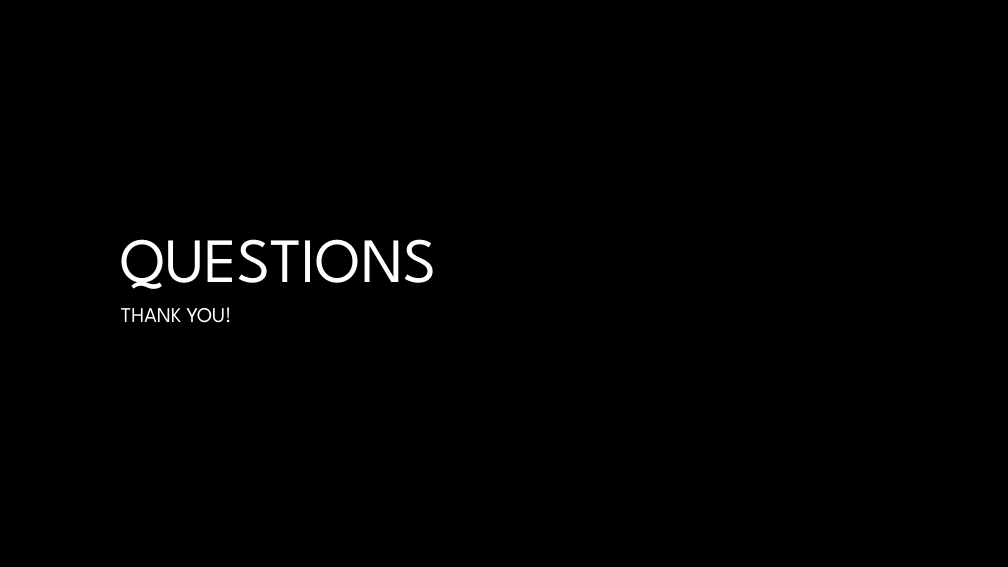
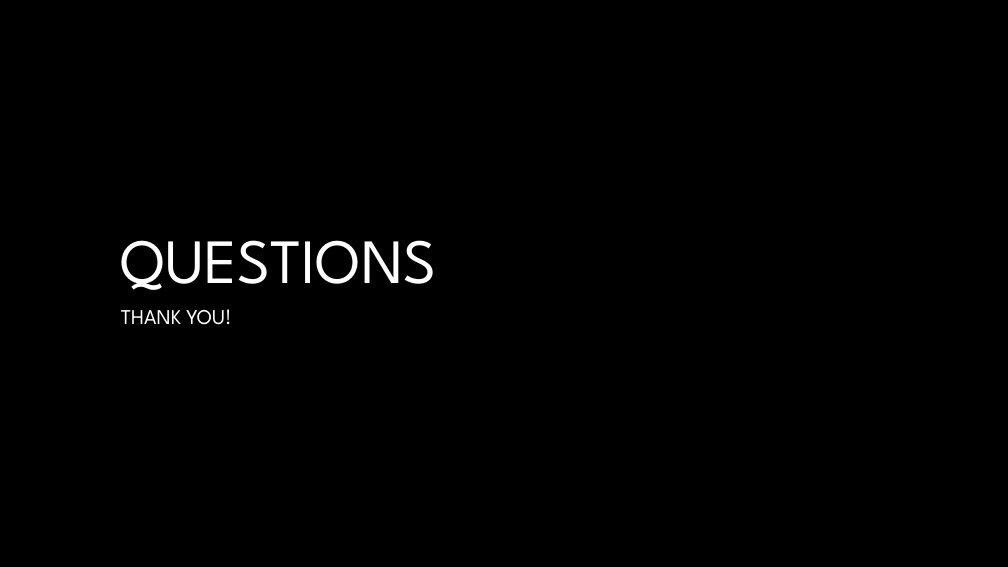
Before and after one commit to anahi2011/csci130project, a slide deck: slide 5 of pres_with_code_snippets.pptx (slide 6 before the commit). Drawn at 1008x567 pixels with LibreOffice and Linux fonts; fonts in the diff are those of the drawing; background and template pictures are left out. Boxes give left, top, right and bottom in pixels: in the first picture for what was removed or moved away, otherwise in the second. Text is boxed around its words. In the diff, an @@ line names an element or a change of style, - is before the commit and + after.

```diff
--- a/pres_with_code_snippets.pptx
+++ b/pres_with_code_snippets.pptx
@@ text "THANK YOU!" at bbox=[121, 309, 231, 325]: line spacing 0.9 to 1; less space between paragraphs @@
```
Also in this commit, not shown: 4 other slides changed, 1 slide removed.
